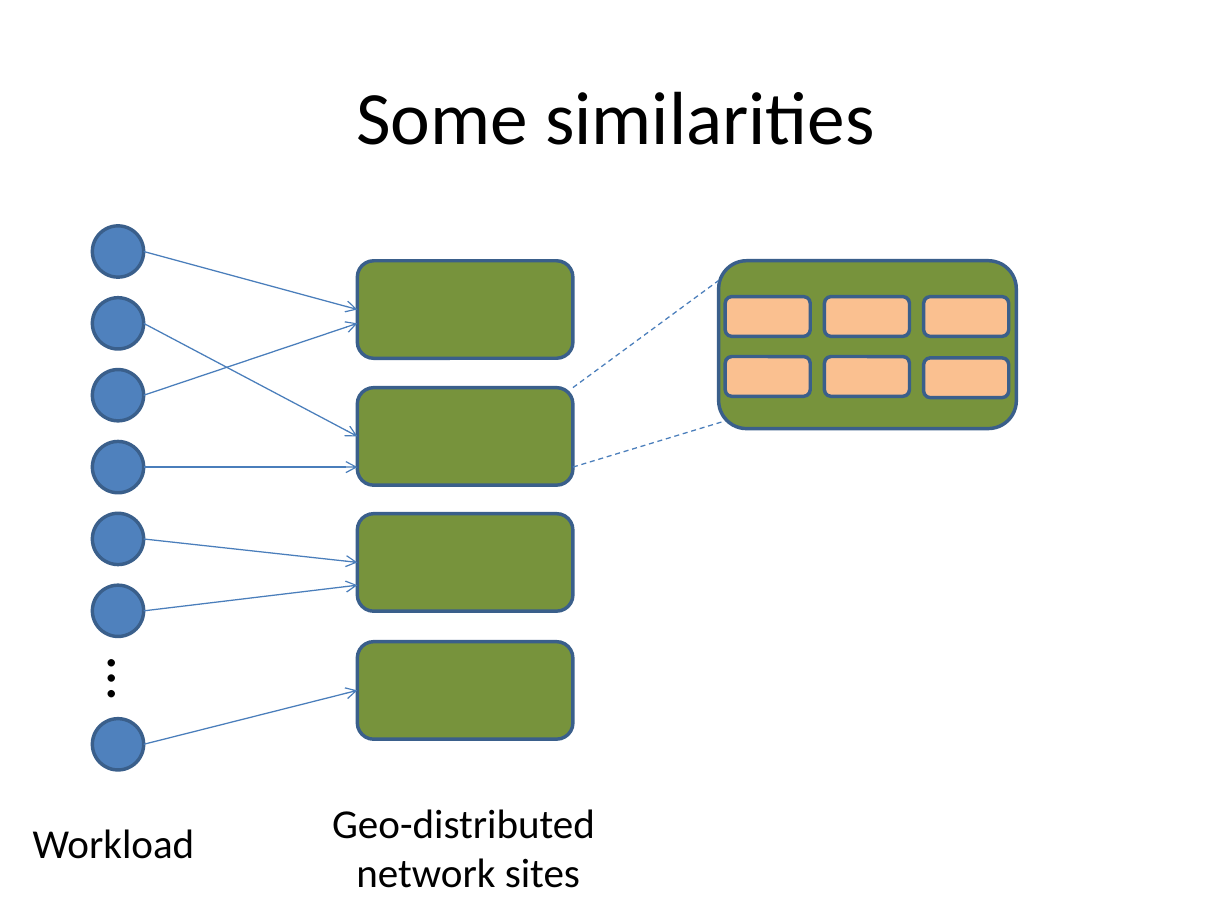
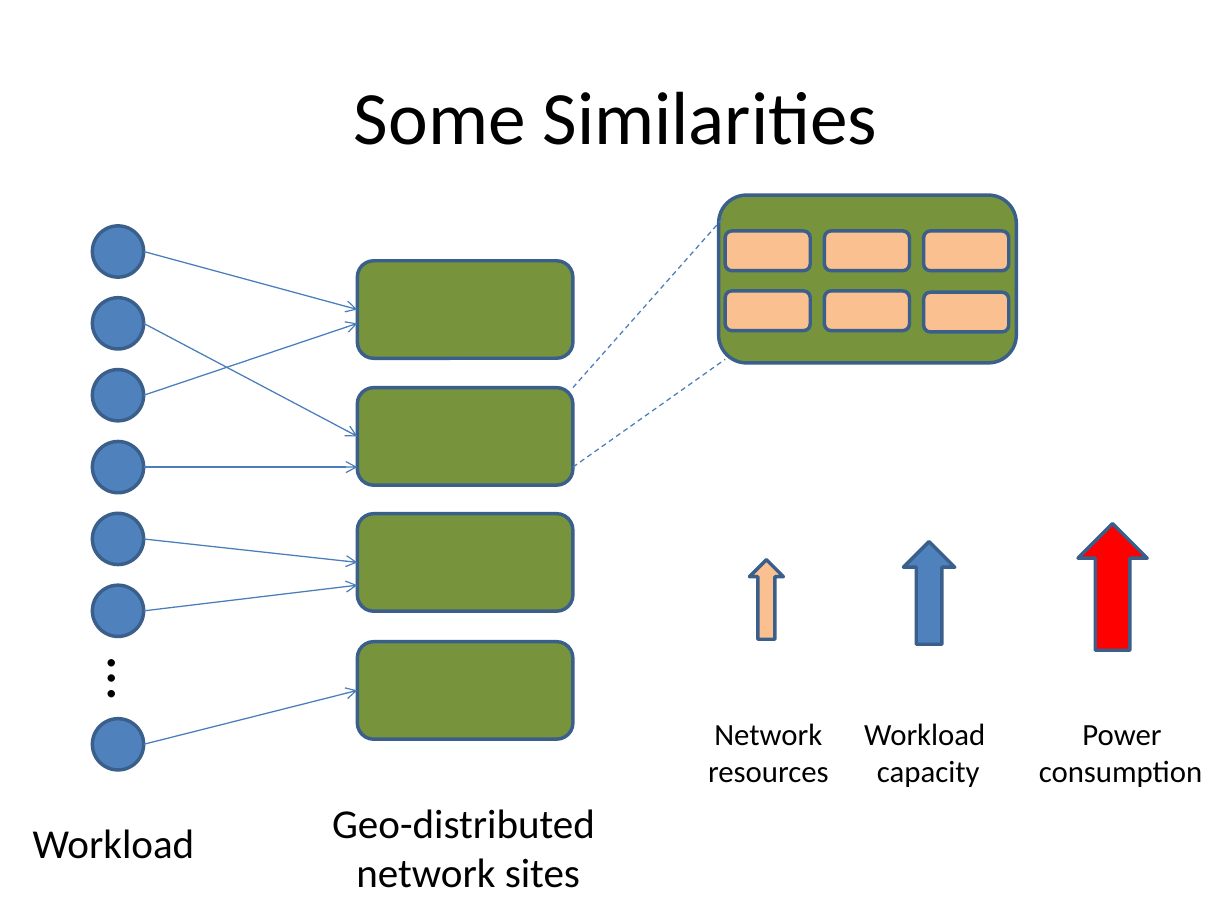
Before and after one commit to msaqib/Dissertation, a slide deck: slide 6 of RED-BLv2.pptx (slide 4 before the commit). Drawn at 1232x924 pixels with LibreOffice and Linux fonts; fonts in the diff are those of the drawing. Boxes give left, top, right and bottom in pixels: in the first picture for what was removed or moved away, otherwise in the second. Text is boxed around its words. In the diff, an @@ line names an element or a change of style, - is before the commit and + after.

```diff
--- a/RED-BLv2.pptx
+++ b/RED-BLv2.pptx
@@ title at (354,91,878,145): text changed @@
-Some similarities
+Some Similarities
@@ line moved from (573, 388) - (718, 281) to (573, 388) - (726, 216) @@
@@ 7 rounded rectangles: place and size @@
-7 rounded rectangles at (718,261,1016,429)
+7 rounded rectangles at (718,195,1016,362)
@@ line moved from (573, 467) - (726, 421) to (573, 467) - (726, 360) @@
@@ up arrow added at (1078,524,1147,650), fill #FF0000, outline #3A5F8C 2 pt @@
@@ up arrow added at (749,559,784,639), fill #FAC090, outline #3A5F8C 2 pt @@
@@ up arrow added at (903,542,955,644), fill #4F81BD, outline #3A5F8C 2 pt @@
@@ text added at (708,723,829,783), 18 pt, text #000000 @@
+Network
+resources
@@ text added at (864,723,985,787), 18 pt, text #000000 @@
+Workload
+capacity
@@ text added at (1039,725,1202,787), 18 pt, text #000000 @@
+Power
+consumption
```
Also in this commit, not shown: 26 other slides changed, 4 slides added, 18 slides removed.
